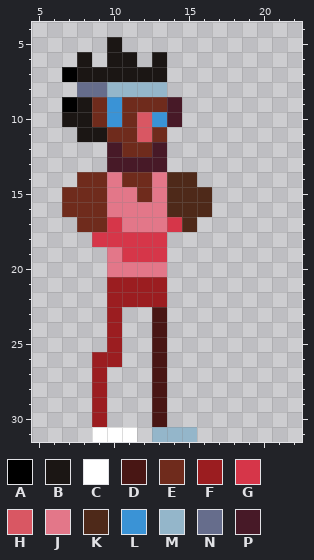
Pixel-art sprite: Assets/Art/MoverB/MoverB.png. The picture above is the old version.
The file is 24x32 pixels. Shown: x 5..22, y 4..31.
Palette (. is transparent): A #000000  B #1b1614  C #ffffff  D #481614  E #6f2b1c  F #9b1d20  G #d63649  H #d95763  J #e37789  K #4e2919  L #3a93d6  M #94b6ca  N #666d8c  P #471927
Now the later version:
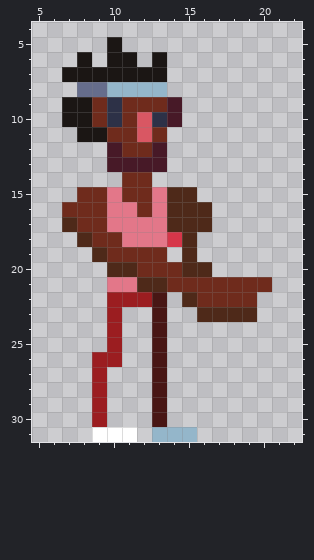
Commit message: Updated Idle animations Hand Sprite and Mover Single Sprites
The edit:
Colour L changes from #3a93d6 to #2d3147.
Colour A gives way to colour B in row 7 at x 7; in row 9 at x 7.
Colour F gives way to colour D in row 22 at x 13.
The edit adds colour E in row 20 at x 14; in row 21 at x 14 to 20; in row 22 at x 16 to 19.
Colour G gives way to colour E in row 18 at x 9 to 10; in row 19 at x 11 to 13.
Colour J gives way to colour E in row 15 at x 11; in row 16 at x 12; in row 19 at x 10; in row 20 at x 12 to 13.
The edit adds colour G in row 18 at x 14.
Colour F gives way to colour J in row 21 at x 10 to 11.
Colour G gives way to colour J in row 17 at x 10; in row 18 at x 11 to 13.
The edit adds colour K in row 17 at x 7 and 16; in row 18 at x 8 and 15; in row 19 at x 9 and 15; in row 20 at x 15 to 16; in row 22 at x 15; in row 23 at x 16 to 19.
Colour F gives way to colour K in row 21 at x 12 to 13.
Colour G gives way to colour K in row 17 at x 14.
Colour J gives way to colour K in row 20 at x 10 to 11.
The edit erases colour E in row 14 at x 8 to 9; in row 15 at x 7.
The edit erases colour J in row 14 at x 10 and 13.
The edit erases colour K in row 14 at x 14 to 15; in row 15 at x 16.
Pixel boxes of the changes (left, top, right, bottom) in both pictures:
changed: (62, 67, 272, 322)
